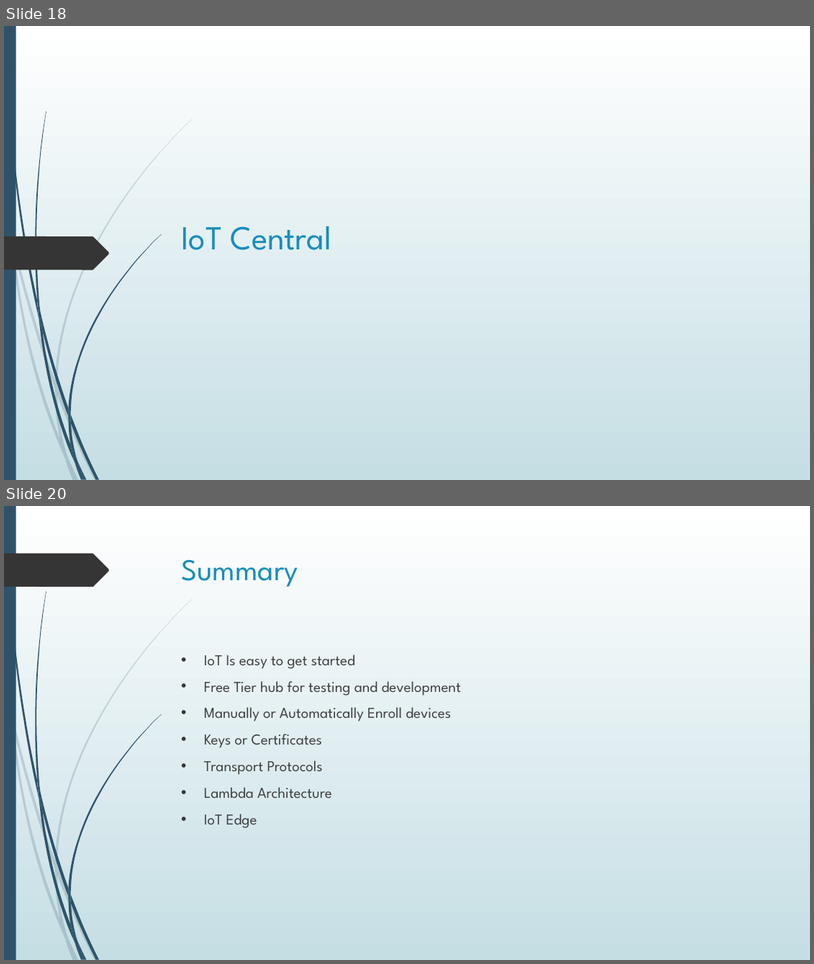
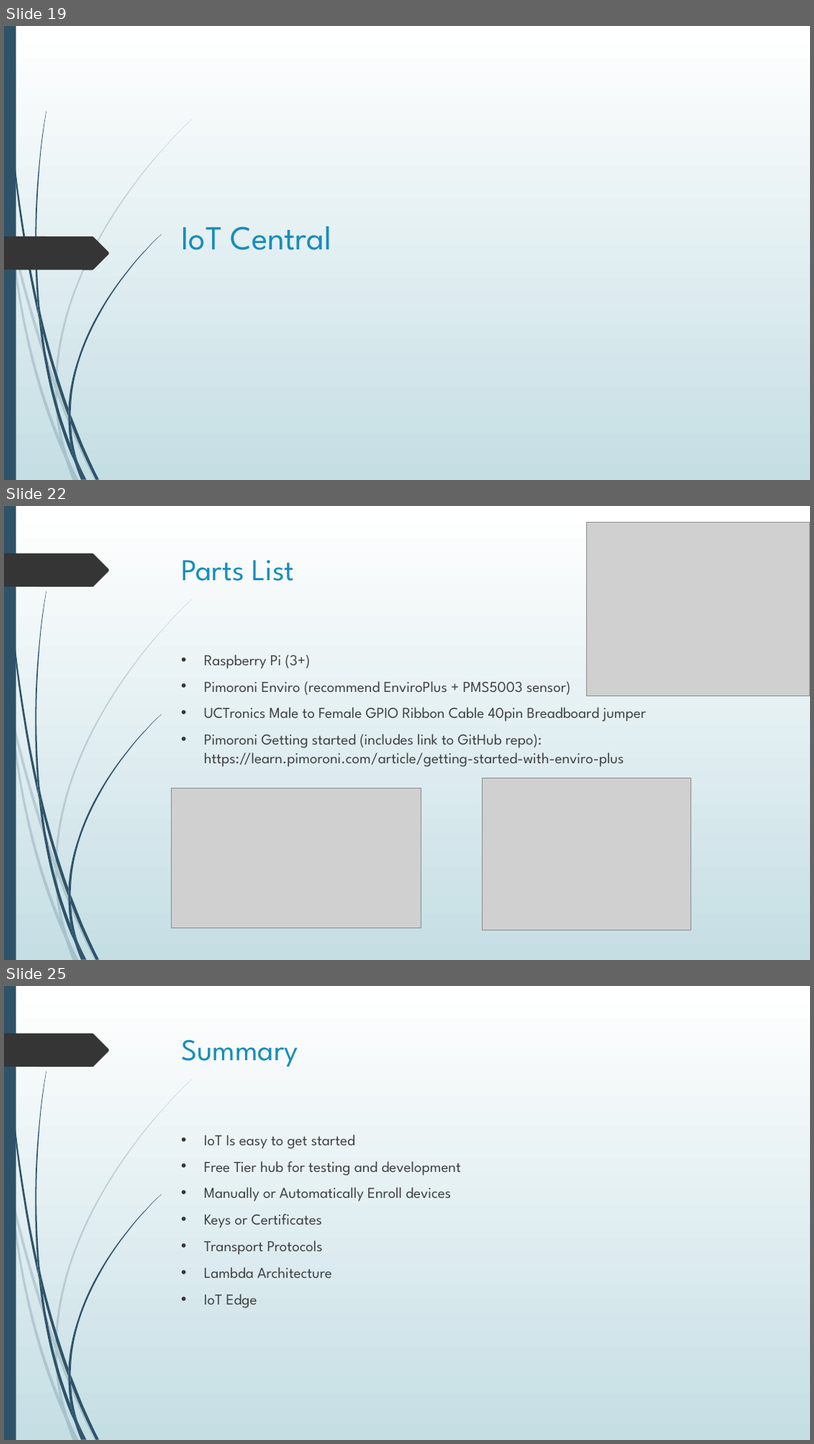
Before and after one commit to blgorman/IntroToIoT, a slide deck: IntroductionToIoT.pptx. Shown one above the other, each under a label of ours: slides 18 and 20 before the commit, slides 19, 22 and 25 after it; the slides between them are not shown. The pictures are 814x964 and 814x1444 pixels, drawn with LibreOffice and Linux fonts; fonts in the diff are those of the drawing; grey boxes stand for pictures. Boxes give left, top, right and bottom in pixels: in the first picture for what was removed or moved away, otherwise in the second. Text is boxed around its words. In the diff, an @@ line names an element or a change of style, - is before the commit and + after.

```diff
--- a/IntroductionToIoT.pptx
+++ b/IntroductionToIoT.pptx
@@ slide 22 added at <box>4,506,810,960</box>, background gradient #FFFFFF to #C5DEE5; not listed: 24 template elements that a slide beside it also shows @@
@@ picture added at <box>586,522,810,695</box> @@
@@ title added at <box>182,560,294,581</box>, 36 pt, text #178DBB @@
+Parts List
@@ text added at <box>204,654,646,767</box>, 18 pt, text #404040 @@
+• Raspberry Pi (3+)
+• Pimoroni Enviro (recommend EnviroPlus + PMS5003 sensor)
+• UCTronics Male to Female GPIO Ribbon Cable 40pin Breadboard jumper
+• Pimoroni Getting started (includes link to GitHub repo): https://learn.pimoroni.com/article/getting-started-with-enviro-plus
@@ picture added at <box>483,777,691,930</box> @@
@@ picture added at <box>171,788,422,928</box> @@
@@ what was slide 18 is now slide 19 @@
@@ what was slide 20 is now slide 25 @@
```
Also in this commit, not shown: 5 slides changed, 4 other slides added, 2 other files.
